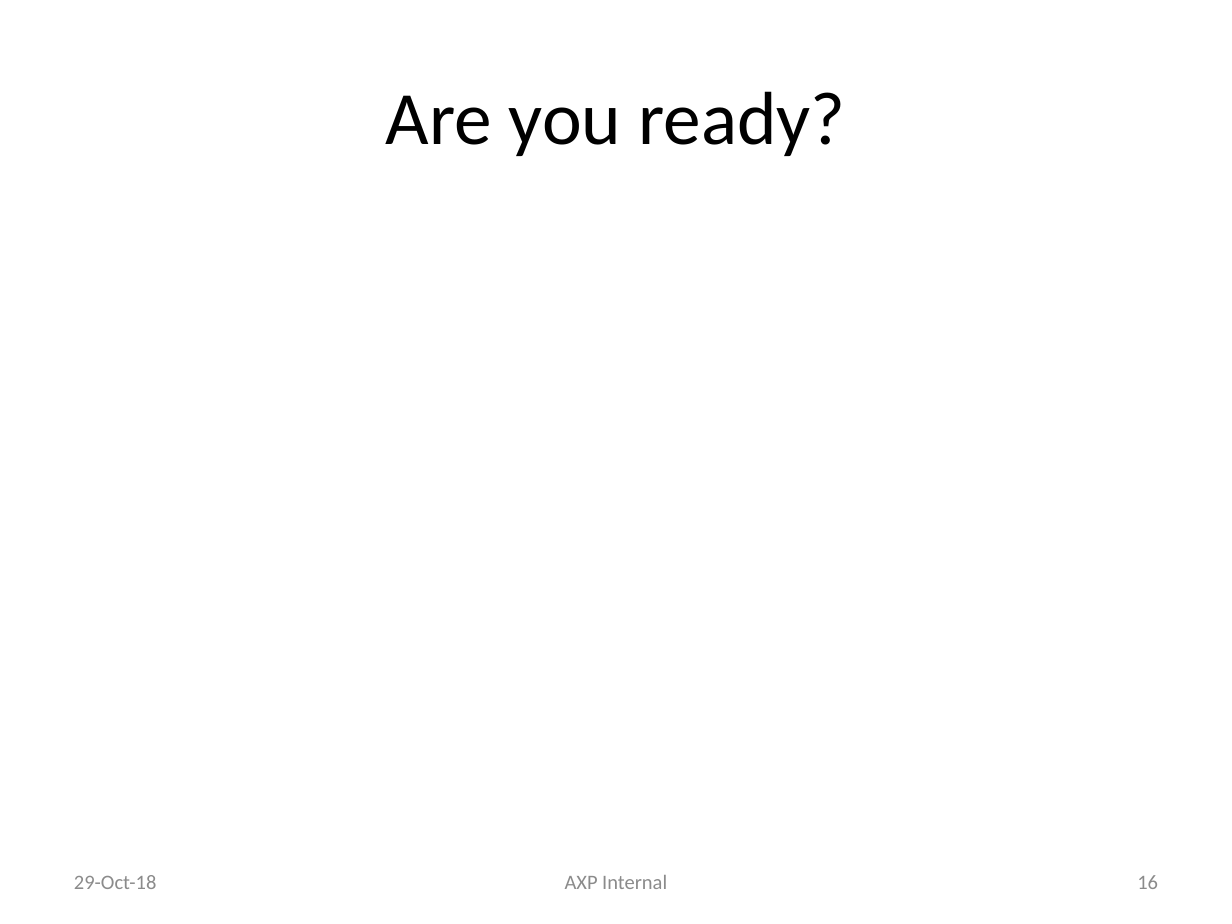
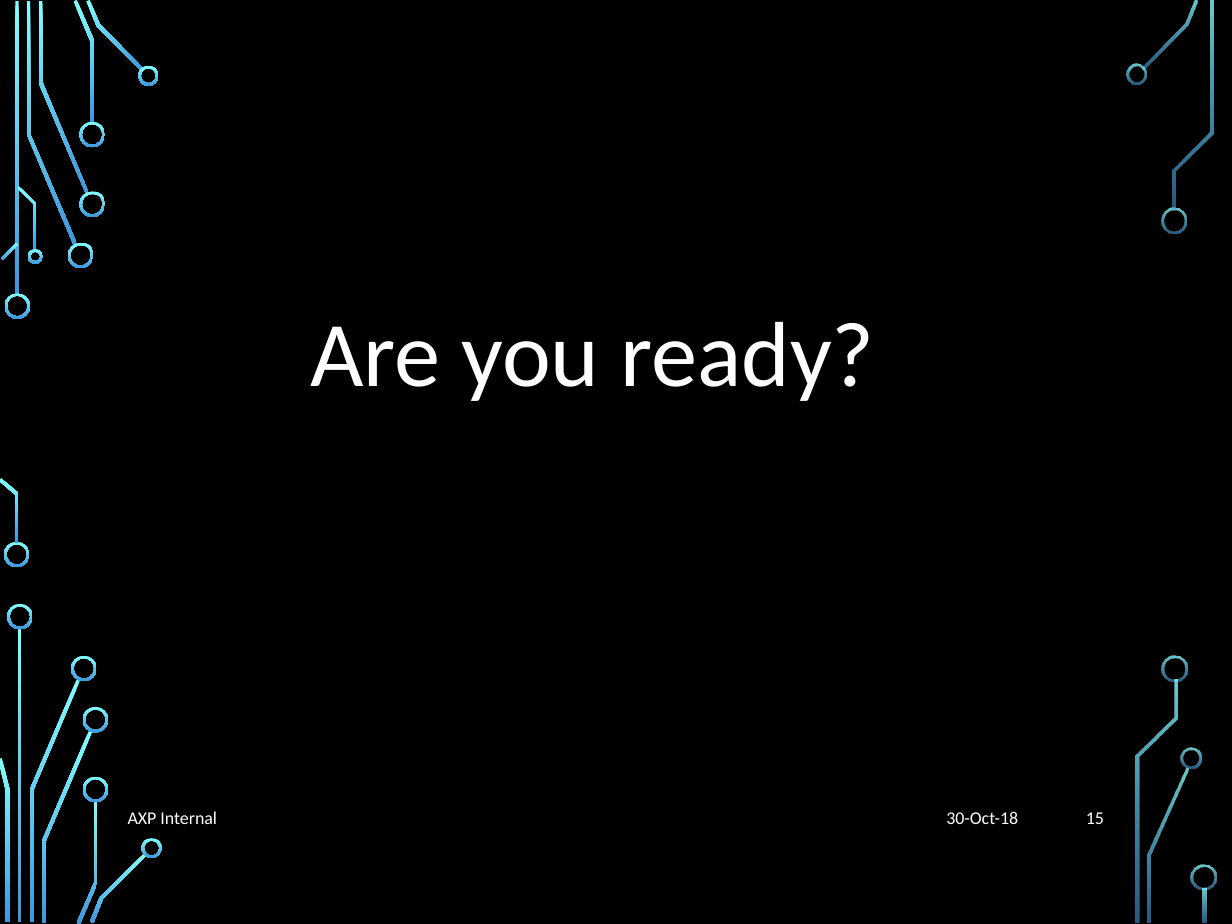
Before and after one commit to liyuan6006/GitStrategies, a slide deck: slide 15 of Branching.pptx (slide 16 before the commit). Drawn at 1232x924 pixels with LibreOffice and Linux fonts; fonts in the diff are those of the drawing; background and template pictures are left out. Boxes give left, top, right and bottom in pixels: in the first picture for what was removed or moved away, otherwise in the second. Text is boxed around its words. In the diff, an @@ line names an element or a change of style, - is before the commit and + after.

```diff
--- a/Branching.pptx
+++ b/Branching.pptx
@@ background #FFFFFF to picture (left out) @@
@@ text "Are you ready?": place and size @@
-text "Are you ready?" at [386, 91, 845, 156]
+text "Are you ready?" at [310, 322, 874, 401]
@@ text "Are you ready?" at [310, 322, 874, 401]: size 44 to 54 pt, text colour #000000 to #FFFFFF; vertical alignment middle to top @@
@@ text "AXP Internal": place and size @@
-text "AXP Internal" at [565, 875, 667, 889]
+text "AXP Internal" at [128, 811, 217, 824]
@@ text "AXP Internal" at [128, 811, 217, 824]: size 12 to 10.5 pt, text colour #8C8C8C to #FFFFFF; alignment centre to left @@
@@ text at [946, 811, 1018, 824]: text changed; size 12 to 10.5 pt; text colour #8C8C8C to #FFFFFF @@
-29-Oct-18
+30-Oct-18
@@ page number added at [1086, 812, 1104, 824], 10.5 pt, text #FFFFFF @@
+15
@@ page number removed at [1137, 875, 1158, 889] @@
-16
@@ group added at [0, 0, 1216, 924]: 33 freeform shapes, 3 rectangles @@
```
Also in this commit, not shown: 12 other slides changed, 4 slides added, 4 slides removed.
